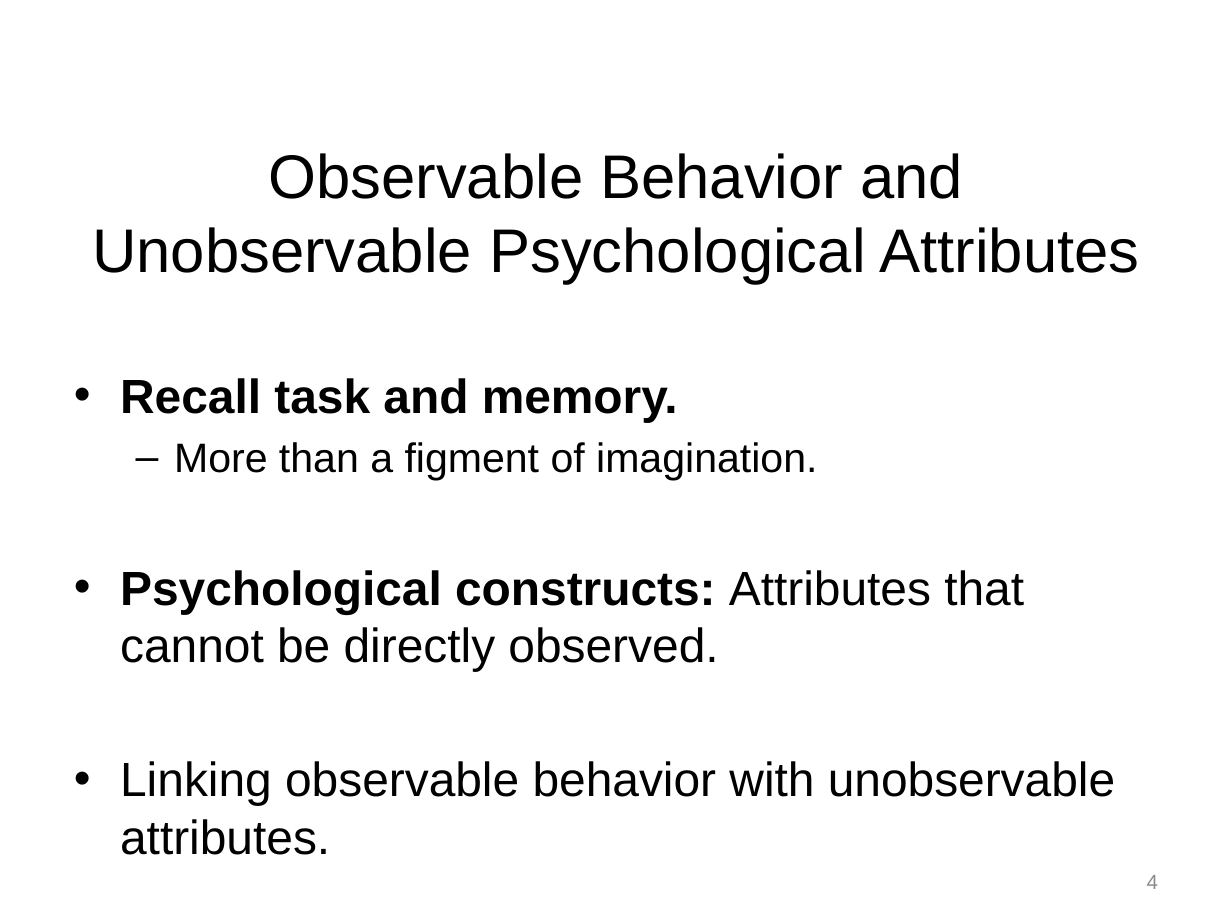
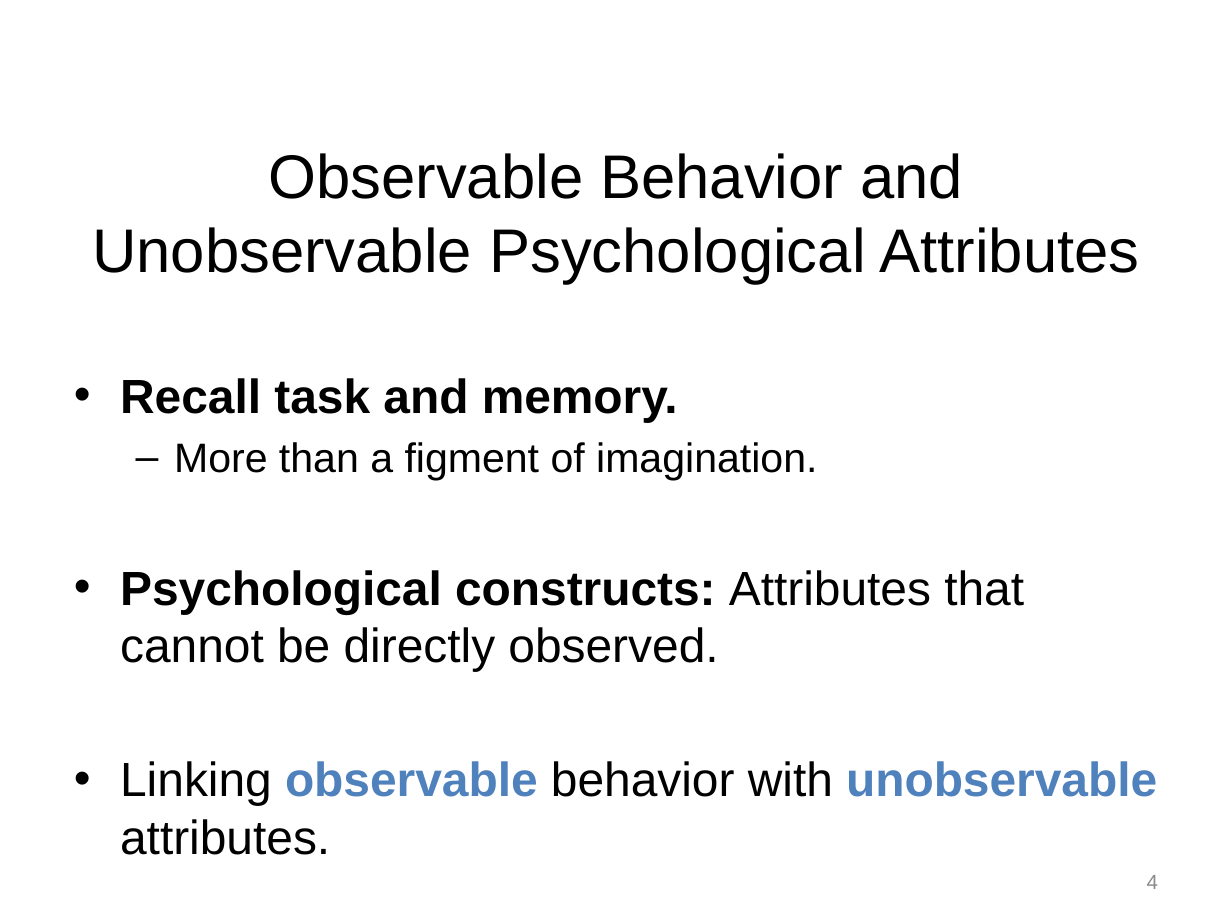
Before and after one commit to npm27/Teaching-Materials, a slide deck: slide 4 of Tests and Eval F24/Slides/1 Chapter 1.pptx. Drawn at 1232x924 pixels with LibreOffice and Linux fonts; fonts in the diff are those of the drawing. Boxes give left, top, right and bottom in pixels: in the first picture for what was removed or moved away, otherwise in the second. Text is boxed around its words. In the diff, an @@ line names an element or a change of style, - is before the commit and + after.

Commit message:
Slides

```diff
--- a/Tests and Eval F24/Slides/1 Chapter 1.pptx
+++ b/Tests and Eval F24/Slides/1 Chapter 1.pptx
@@ text at [120, 761, 1157, 855]: text colour #000000 to #4F81BD, bold on in "observable unobservable" @@
```
Also in this commit, not shown: 1 other slide changed, 3 other files.
